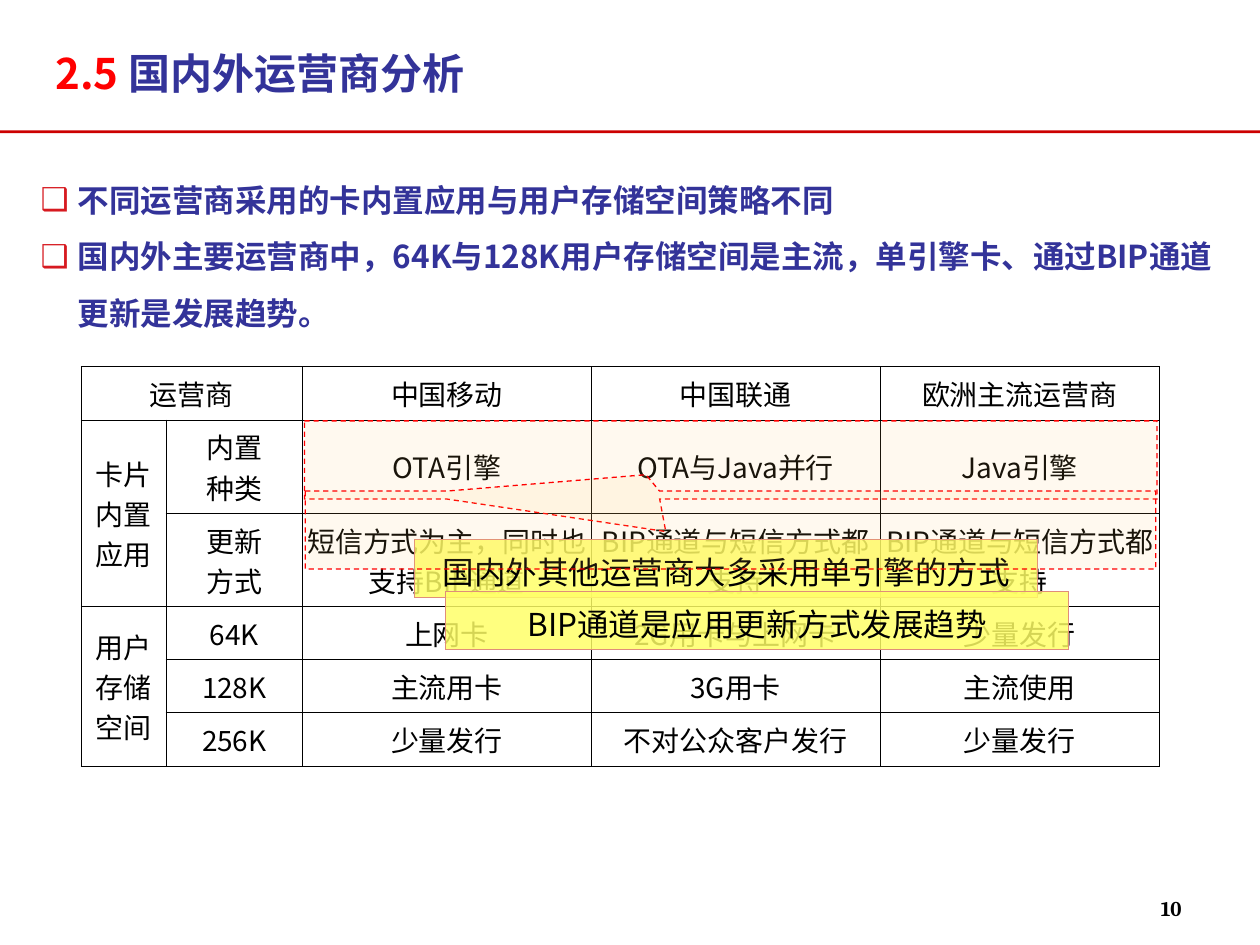
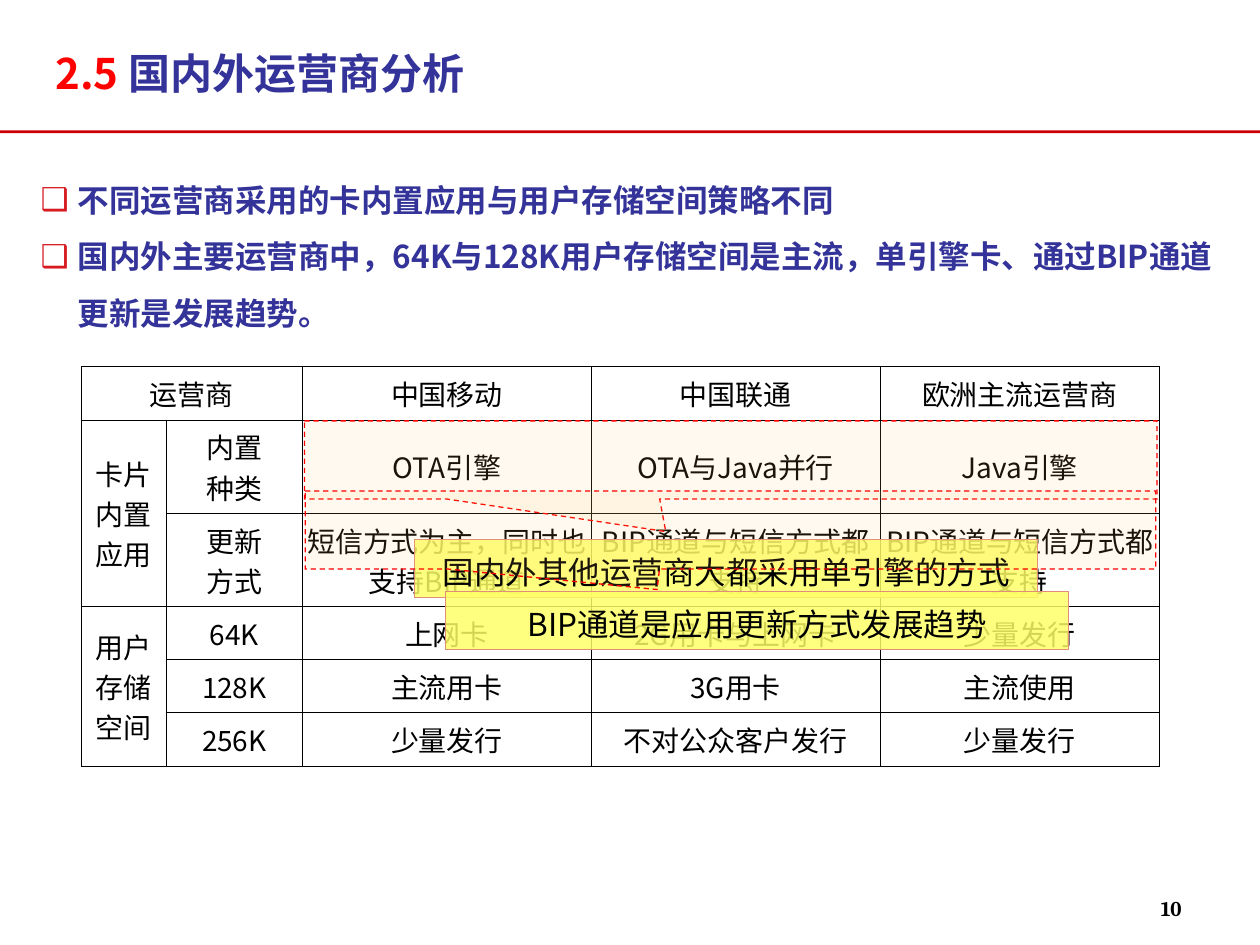
Before and after one commit to momo1101/unicardsrch, a slide deck: slide 10 of 软课题文本/软课题-中国联通电信卡业务及策略研究.ppt. Drawn at 1260x945 pixels with LibreOffice and Linux fonts; fonts in the diff are those of the drawing; background and template pictures are left out. Boxes give left, top, right and bottom in pixels: in the first picture for what was removed or moved away, otherwise in the second. Text is boxed around its words. In the diff, an @@ line names an element or a change of style, - is before the commit and + after.

```diff
--- a/软课题文本/软课题-中国联通电信卡业务及策略研究.ppt
+++ b/软课题文本/软课题-中国联通电信卡业务及策略研究.ppt
@@ speech box at [305,491,1155,570]: proportions changed @@
@@ text in rectangle at [443,557,1010,593]: text changed @@
-国内外其他运营商大多采用单引擎的方式
+国内外其他运营商大都采用单引擎的方式
```
Also in this commit, not shown: 11 other slides changed.
